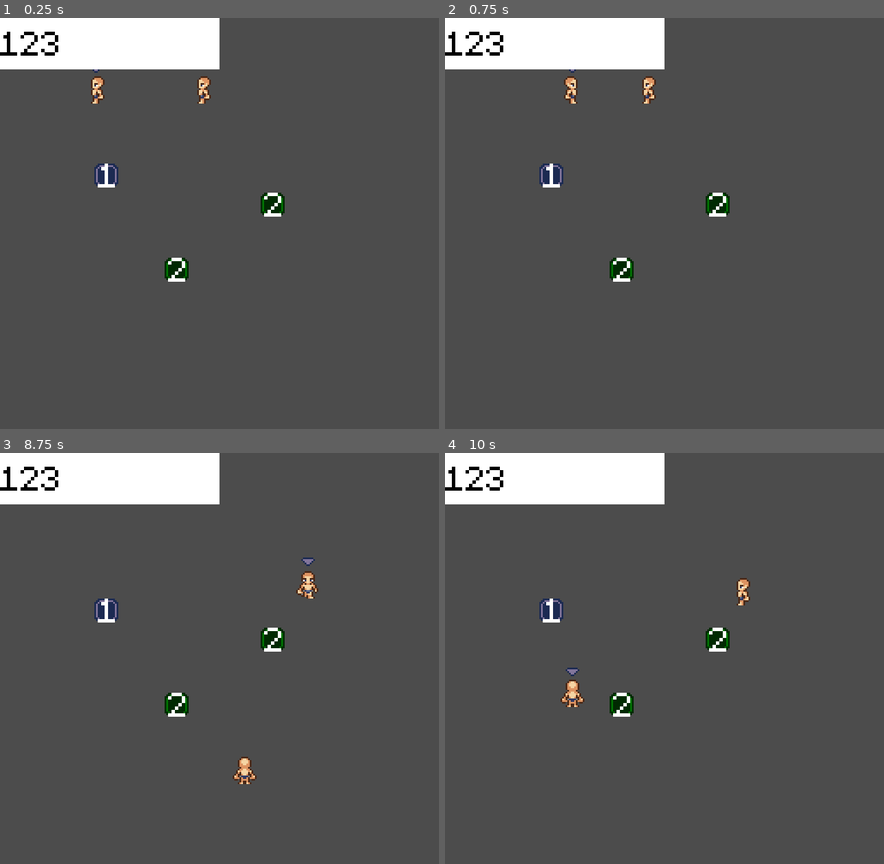
Above: before the commit, frames 1-4 (two rows, left to right).
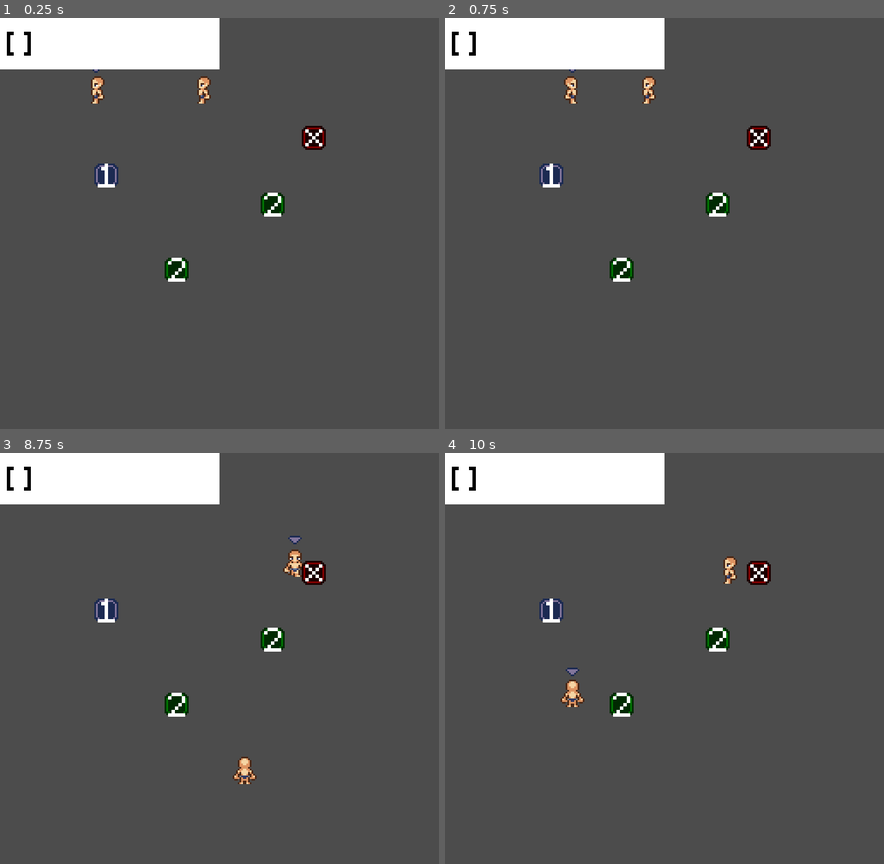
Above: after the commit, the same moments.

Repository: dmitriy-shmilo/gwj40
Game: Godot game, scene res://game_screen/game_screen.tscn
The game is run twice, just before and just after one commit, with the same random seed, the same clock (stepped at 60 frames per second) and the same inputs.
Inputs (mouse positions are in pixels of both pictures, inside the frame that each line leads up to):
- Up to frame 1 (0.25 s): no input
- Up to frame 2 (0.75 s): tap Enter at 0.5 s; move the mouse to (761, 202) at 0.52 s; hold D (right) from 0.53 s (still down); tap Space (interact) at 0.6 s; click (761, 202) at 0.67 s
- Up to frame 3 (8.75 s): move the mouse to (131, 679) at 1.27 s; release D (right) at 1.28 s; hold S (down) 1.28-2.03 s; tap Space (interact) at 1.35, 2.3, 2.85, 3.6, 4.55, 5.1, 5.85, 6.8, 7.25, 7.35, 8.1 s; move the mouse to (263, 568) at 2.02 s; hold D (right) 2.03-2.78 s; tap E (next_char) at 2.1, 4.35, 6.6 s; move the mouse to (197, 740) at 2.77 s; hold W (up) 2.78-3.53 s; click (197, 740) at 2.92 s; move the mouse to (351, 720) at 3.52 s; hold A (left) 3.53-5.03 s; move the mouse to (87, 596) at 4.27 s; move the mouse to (241, 658) at 5.02 s; hold S (down) 5.03-5.78 s; click (241, 658) at 5.17 s; move the mouse to (153, 555) at 5.77 s; hold D (right) 5.78-6.53 s; move the mouse to (316, 637) at 6.52 s; hold W (up) 6.53-7.28 s; move the mouse to (131, 679) at 7.27 s; hold D (right) 7.28-8.03 s; click (131, 679) at 7.42 s; move the mouse to (263, 568) at 8.02 s; hold S (down) from 8.03 s (still down)
- Up to frame 4 (10 s): move the mouse to (642, 740) at 8.77 s; release S (down) at 8.78 s; hold A (left) 8.78-9.53 s; tap E (next_char) at 8.85 s; tap Space (interact) at 9.05, 9.6 s; move the mouse to (796, 720) at 9.52 s; hold W (up) from 9.53 s (still down); click (796, 720) at 9.67 s

The runs differ from the first frame. In frame 1, 0.5% of the frame differs, in the area x 0-75%, y 3-33%; in frame 2, 0.5%; in frame 3, 0.9%, in the area x 0-75%, y 3-36%; in frame 4, 0.8%.

Commit message:
Interactive receiver.

Diff:
--- a/src/game_screen/game_screen.tscn
+++ b/src/game_screen/game_screen.tscn
@@ -6,6 +6,7 @@
 [ext_resource path="res://game_screen/interactive/dispencer1.tscn" type="PackedScene" id=4]
 [ext_resource path="res://game_screen/interactive/dispencer2.tscn" type="PackedScene" id=5]
 [ext_resource path="res://game_screen/gui.gd" type="Script" id=6]
+[ext_resource path="res://game_screen/interactive/receiver1.tscn" type="PackedScene" id=7]
 
 [sub_resource type="RectangleShape2D" id=24]
 extents = Vector2( 150, 10 )
@@ -89,12 +90,15 @@
 anchor_right = 1.0
 anchor_bottom = 1.0
 custom_colors/font_color = Color( 0, 0, 0, 1 )
-text = "123"
+text = "[]"
 __meta__ = {
 "_edit_use_anchors_": false
 }
 
 [node name="YSort" type="YSort" parent="."]
+
+[node name="Receiver1" parent="YSort" instance=ExtResource( 7 )]
+position = Vector2( 183, 70 )
 
 [node name="Dispencer1" parent="YSort" instance=ExtResource( 4 )]
 position = Vector2( 62, 92 )
--- /dev/null
+++ b/src/game_screen/interactive/interactive_receiver.gd
@@ -0,0 +1,7 @@
+extends InteractiveItem
+class_name InteractiveReceiver
+
+func interact_finish(src: Node) -> void:
+	var character = src as Character
+	assert(character != null, "Only characters should trigger interaction finish")
+	character.clear_inventory()
--- /dev/null
+++ b/src/game_screen/interactive/interactive_receiver.tscn
@@ -0,0 +1,39 @@
+[gd_scene load_steps=5 format=2]
+
+[ext_resource path="res://game_screen/interactive/interactive_receiver.gd" type="Script" id=1]
+[ext_resource path="res://assets/art/ui.png" type="Texture" id=2]
+[ext_resource path="res://ui/default_theme.tres" type="Theme" id=3]
+
+[sub_resource type="CircleShape2D" id=25]
+radius = 7.0
+
+[node name="InteractiveReceiver" type="StaticBody2D"]
+collision_layer = 2
+collision_mask = 0
+script = ExtResource( 1 )
+
+[node name="CollisionShape2D" type="CollisionShape2D" parent="."]
+shape = SubResource( 25 )
+
+[node name="Sprite" type="Sprite" parent="."]
+self_modulate = Color( 1, 0, 0, 1 )
+texture = ExtResource( 2 )
+region_enabled = true
+region_rect = Rect2( 0, 0, 16, 16 )
+
+[node name="Label" type="Label" parent="."]
+anchor_left = 0.5
+anchor_top = 0.5
+anchor_right = 0.5
+anchor_bottom = 0.5
+margin_left = -5.0
+margin_top = -17.0
+margin_right = 7.0
+margin_bottom = 9.0
+theme = ExtResource( 3 )
+text = "x"
+align = 1
+valign = 1
+__meta__ = {
+"_edit_use_anchors_": false
+}
--- /dev/null
+++ b/src/game_screen/interactive/receiver1.tscn
@@ -0,0 +1,8 @@
+[gd_scene load_steps=2 format=2]
+
+[ext_resource path="res://game_screen/interactive/interactive_receiver.tscn" type="PackedScene" id=1]
+
+[node name="Receiver1" type="Node2D"]
+
+[node name="InteractiveReceiver" parent="." instance=ExtResource( 1 )]
+interaction_time = 0.3
--- a/src/project.godot
+++ b/src/project.godot
@@ -58,6 +58,11 @@
 "class": "InteractiveItem",
 "language": "GDScript",
 "path": "res://game_screen/interactive/interactive_item.gd"
+}, {
+"base": "InteractiveItem",
+"class": "InteractiveReceiver",
+"language": "GDScript",
+"path": "res://game_screen/interactive/interactive_receiver.gd"
 }, {
 "base": "Button",
 "class": "KeyBindingButton",
@@ -105,6 +110,7 @@
 "InteractingState": "",
 "InteractiveDispencer": "",
 "InteractiveItem": "",
+"InteractiveReceiver": "",
 "KeyBindingButton": "",
 "MovingState": "",
 "SettingsScene": "",
Not shown: 1 places in src/game_screen/game_screen.tscn that only renumber resources
